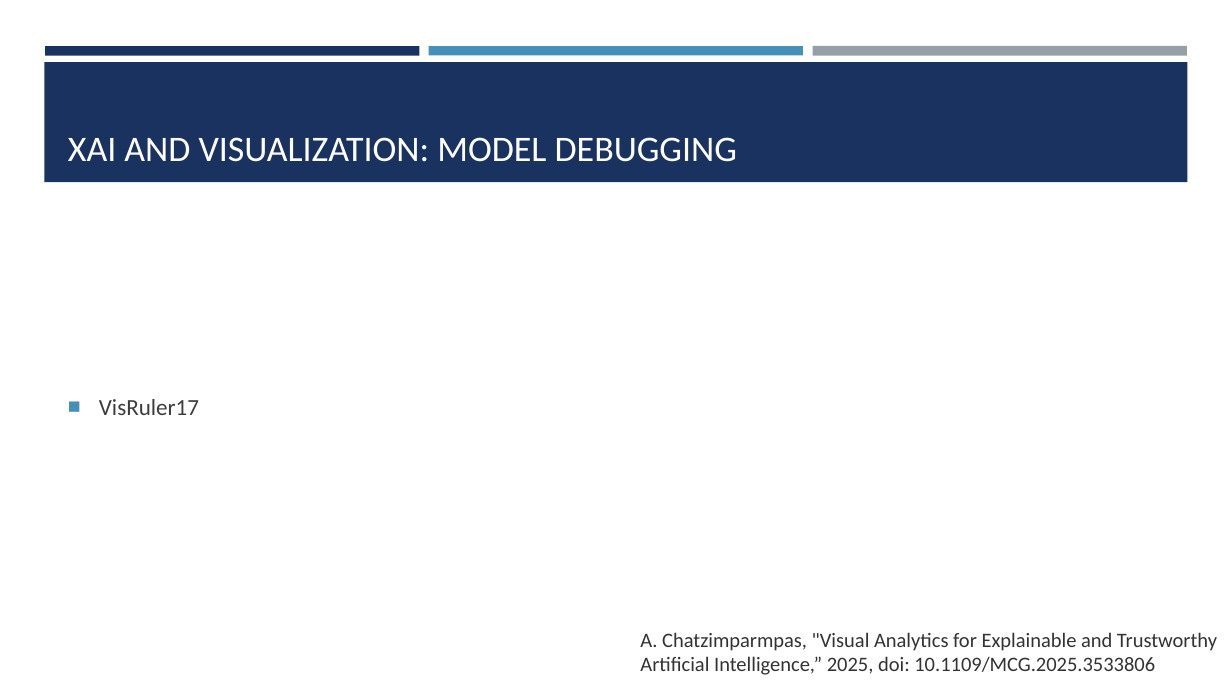
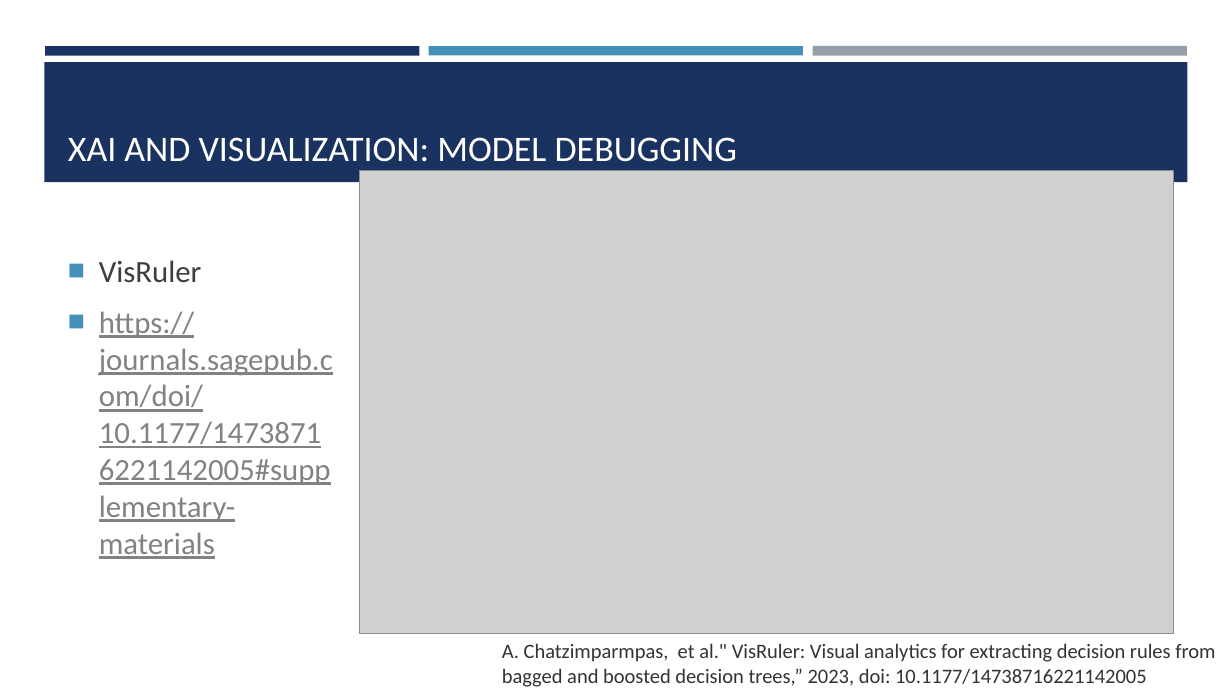
Before and after one commit to amosca01/SDS-CSC235, a slide deck: slide 12 of slides/17-XAI.pptx. Drawn at 1232x693 pixels with LibreOffice and Linux fonts; fonts in the diff are those of the drawing; grey boxes stand for pictures. Boxes give left, top, right and bottom in pixels: in the first picture for what was removed or moved away, otherwise in the second. Text is boxed around its words. In the diff, an @@ line names an element or a change of style, - is before the commit and + after.

```diff
--- a/slides/17-XAI.pptx
+++ b/slides/17-XAI.pptx
@@ picture added at (360,171,1174,634) @@
@@ text at (99,260,333,559): text changed; size 18 to 24 pt; text colour #3D3D3D to #828282 @@
-■ VisRuler17
+■ VisRuler
+■ https://journals.sagepub.com/doi/10.1177/14738716221142005#supplementary-materials
@@ text at (502,643,1215,687): text changed @@
-A. Chatzimparmpas, "Visual Analytics for Explainable and Trustworthy Artificial Intelligence,” 2025, doi: 10.1109/MCG.2025.3533806
+A. Chatzimparmpas, et al." VisRuler: Visual analytics for extracting decision rules from bagged and boosted decision trees,” 2023, doi: 10.1177/14738716221142005
```
Also in this commit, not shown: 2 other slides changed, 5 other files.
